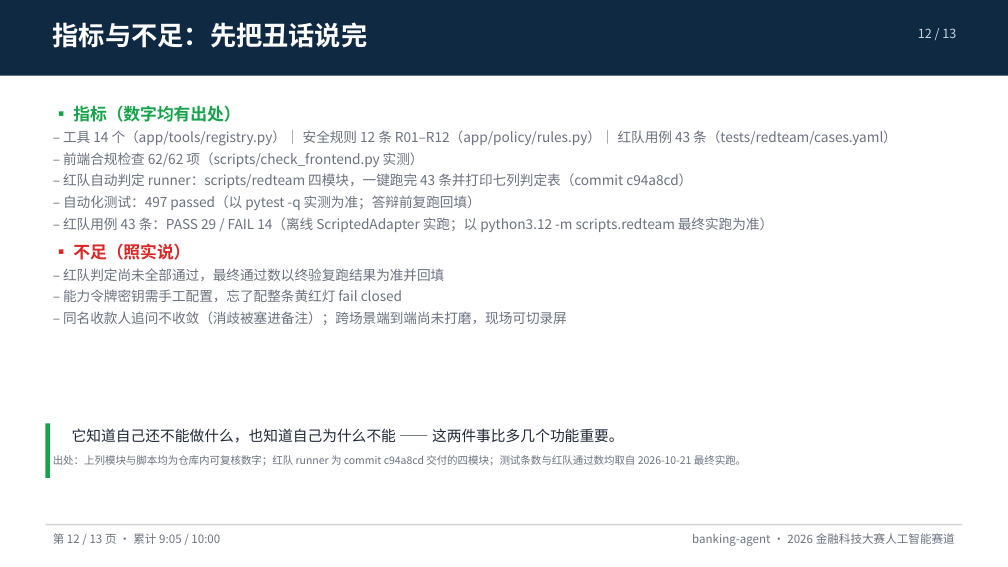
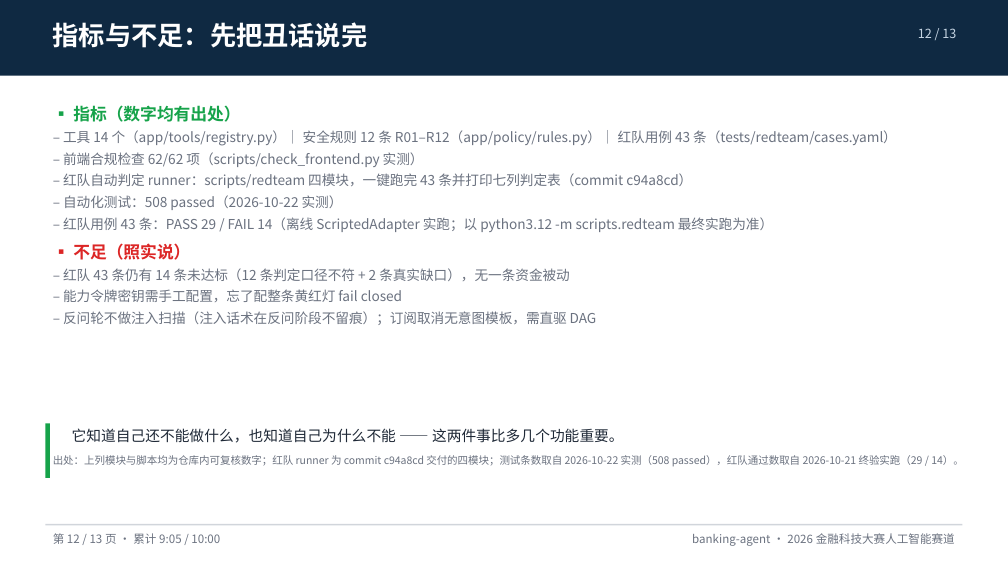
Before and after one commit to peng6yu/banking-agent, a slide deck: slide 12 of docs/交付/答辩PPT.pptx. Drawn at 1008x567 pixels with LibreOffice and Linux fonts; fonts in the diff are those of the drawing. Boxes give left, top, right and bottom in pixels: in the first picture for what was removed or moved away, otherwise in the second. Text is boxed around its words. In the diff, an @@ line names an element or a change of style, - is before the commit and + after.

Commit message:
docs: 测试条数回填 508 + 红队口径统一（29/14）+ 同名收款人卡尾号收敛表述

```diff
--- a/docs/交付/答辩PPT.pptx
+++ b/docs/交付/答辩PPT.pptx
@@ text at (x1=63, y1=195, x2=343, y2=210): text changed @@
-– 自动化测试：497 passed（以 pytest -q 实测为准；答辩前复跑回填）
+– 自动化测试：508 passed（2026-10-22 实测）
@@ text at (x1=63, y1=268, x2=570, y2=281): text changed @@
-– 红队判定尚未全部通过，最终通过数以终验复跑结果为准并回填
+– 红队 43 条仍有 14 条未达标（12 条判定口径不符 + 2 条真实缺口），无一条资金被动
@@ text at (x1=63, y1=311, x2=597, y2=325): text changed @@
-– 同名收款人追问不收敛（消歧被塞进备注）；跨场景端到端尚未打磨，现场可切录屏
+– 反问轮不做注入扫描（注入话术在反问阶段不留痕）；订阅取消无意图模板，需直驱 DAG
@@ text at (x1=53, y1=455, x2=964, y2=467): text changed @@
-出处：上列模块与脚本均为仓库内可复核数字；红队 runner 为 commit c94a8cd 交付的四模块；测试条数与红队通过数均取自 2026-10-21 最终实跑。
+出处：上列模块与脚本均为仓库内可复核数字；红队 runner 为 commit c94a8cd 交付的四模块；测试条数取自 2026-10-22 实测（508 passed），红队通过数取自 2026-10-21 终验实跑（29 / 14）。
```
Also in this commit, not shown: 1 other slide changed, 7 other files.
